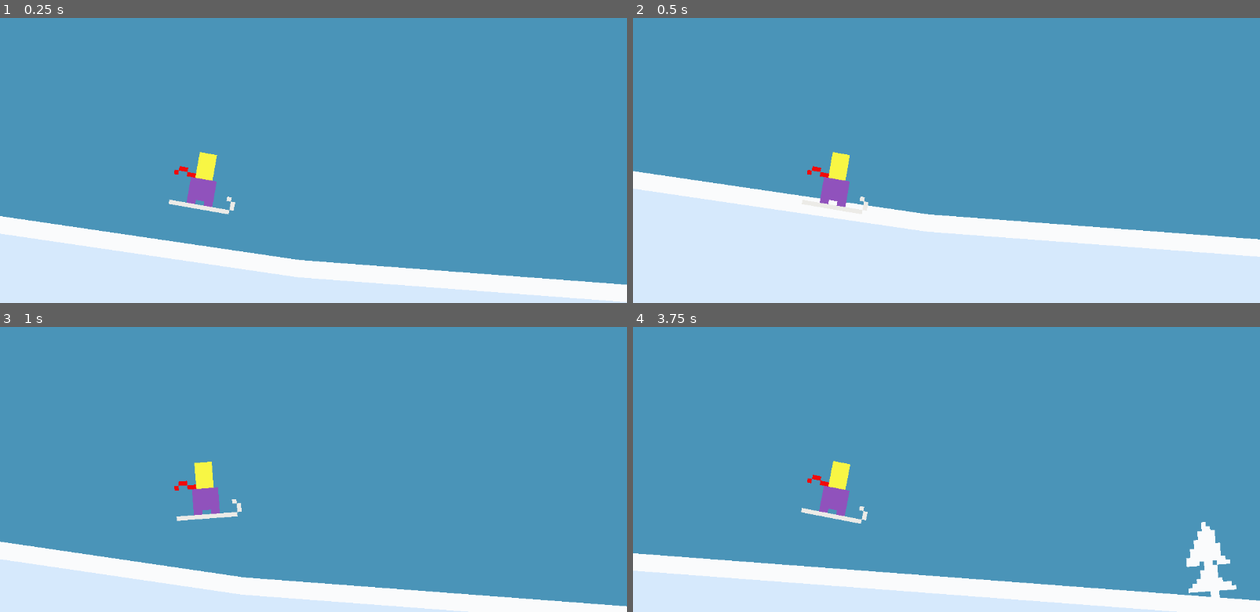
Above: before the commit, frames 1-4 (two rows, left to right).
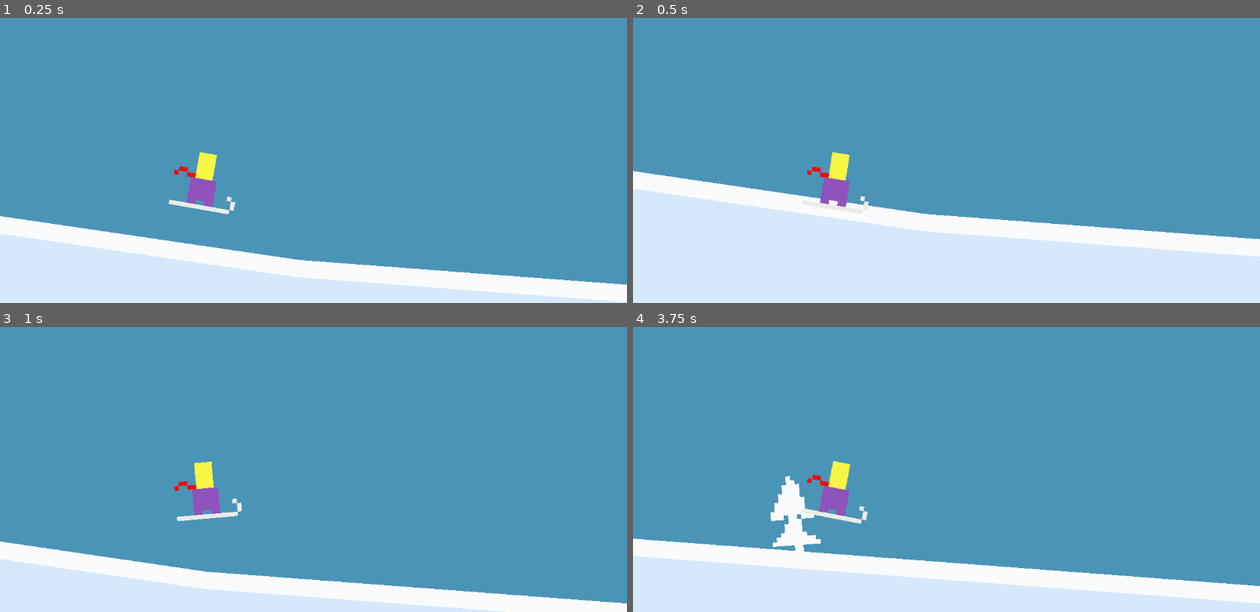
Above: after the commit, the same moments.

Repository: martindzejky/powder-panic
Game: Godot game, scene res://main.tscn
Two runs of this game, one before a commit and one after it. Both use one fixed random seed, a clock stepped at 60 frames per second and the inputs below.
Inputs:
- Up to frame 1 (0.25 s): no input
- Up to frame 2 (0.5 s): no input
- Up to frame 3 (1 s): tap Space (jump) at 0.77 s
- Up to frame 4 (3.75 s): tap Space (jump) at 1.52, 3.02 s

Frame 1 is identical in both runs. In frame 2, 0.1% of the frame differs, in the area x 27-100%, y 46-84%; in frame 3, 1.3%; in frame 4, 12%, in the area x 0-100%, y 52-100%.

Commit message:
improved slope physics

Diff:
--- a/components/slope_acceleration.gd
+++ b/components/slope_acceleration.gd
@@ -2,7 +2,7 @@
 class_name SlopeAcceleration
 
 @export var character: CharacterBody2D
-@export var acceleration: float = 80.0
+@export var acceleration: float = 160.0
 @export var physics: SlopePhysics
 
 func _physics_process(delta):
--- a/components/slope_physics.gd
+++ b/components/slope_physics.gd
@@ -4,8 +4,9 @@
 @export var character: CharacterBody2D
 
 var gravity = 200.0
-var ground_friction = 0.02
+var ground_friction = 0.01
 var air_friction = 0.007
+var max_slides = 5
 
 var is_on_floor = false
 var floor_normal = Vector2.UP
@@ -16,17 +17,10 @@
   handle_movement(delta)
 
 func apply_physics(delta):
+  # Apply gravity
+  character.velocity.y += gravity * delta
+
   if is_on_floor:
-    # Calculate the downslope direction (perpendicular to normal)
-    var down_slope_direction = Vector2(-floor_normal.y, floor_normal.x)
-
-    # Calculate how much gravity to apply based on the slope angle
-    # steeper slope = more force (dot product with DOWN vector)
-    var slope_factor = Vector2.DOWN.dot(down_slope_direction)
-
-    # Apply the force to the player, scaled by the slope angle
-    character.velocity += down_slope_direction * gravity * slope_factor * delta
-
     # Apply ground friction (stronger when going faster)
     var friction_force = character.velocity * ground_friction * character.velocity.length()
     character.velocity -= friction_force * delta
@@ -34,9 +28,6 @@
     # Reset time in air
     time_in_air = 0.0
   else:
-    # Apply gravity in air
-    character.velocity.y += gravity * delta
-
     # Apply air resistance
     var air_resistance = character.velocity * air_friction * character.velocity.length()
     character.velocity -= air_resistance * delta
@@ -45,24 +36,28 @@
     time_in_air += delta
 
 func handle_movement(delta):
-  # Perform the movement with collision detection
-  var collision = character.move_and_collide(character.velocity * delta)
+  is_on_floor = false
+  floor_normal = Vector2.UP
 
-  # Update floor state based on collision
-  is_on_floor = false
+  var remaining_motion = character.velocity * delta
 
-  if collision:
-    # Get collision normal
+  for i in range(max_slides):
+    # Stop if no more meaningful motion left
+    if remaining_motion.is_zero_approx():
+      break
+
+    var collision = character.move_and_collide(remaining_motion)
+
+    if not collision:
+      # No collision, we're done
+      break
+
+    # Get collision normal and update floor status
     floor_normal = collision.get_normal()
+    is_on_floor = true
 
-    # Calculate the slide direction
-    var slide_velocity = character.velocity.slide(floor_normal)
+    # Calculate remaining motion after slide
+    remaining_motion = collision.get_remainder().slide(floor_normal)
 
-    # Apply the sliding motion
-    character.velocity = slide_velocity
-
-    is_on_floor = true
-    time_in_air = 0.0
-  else:
-    is_on_floor = false
-    floor_normal = Vector2.UP
+    # Update velocity for next frame
+    character.velocity = character.velocity.slide(floor_normal)
